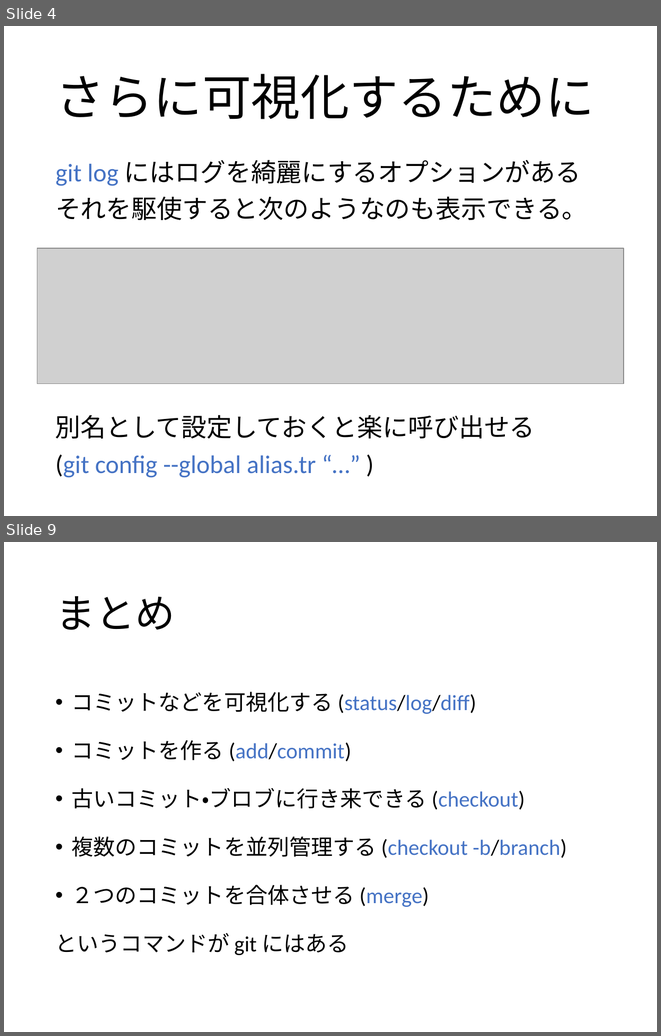
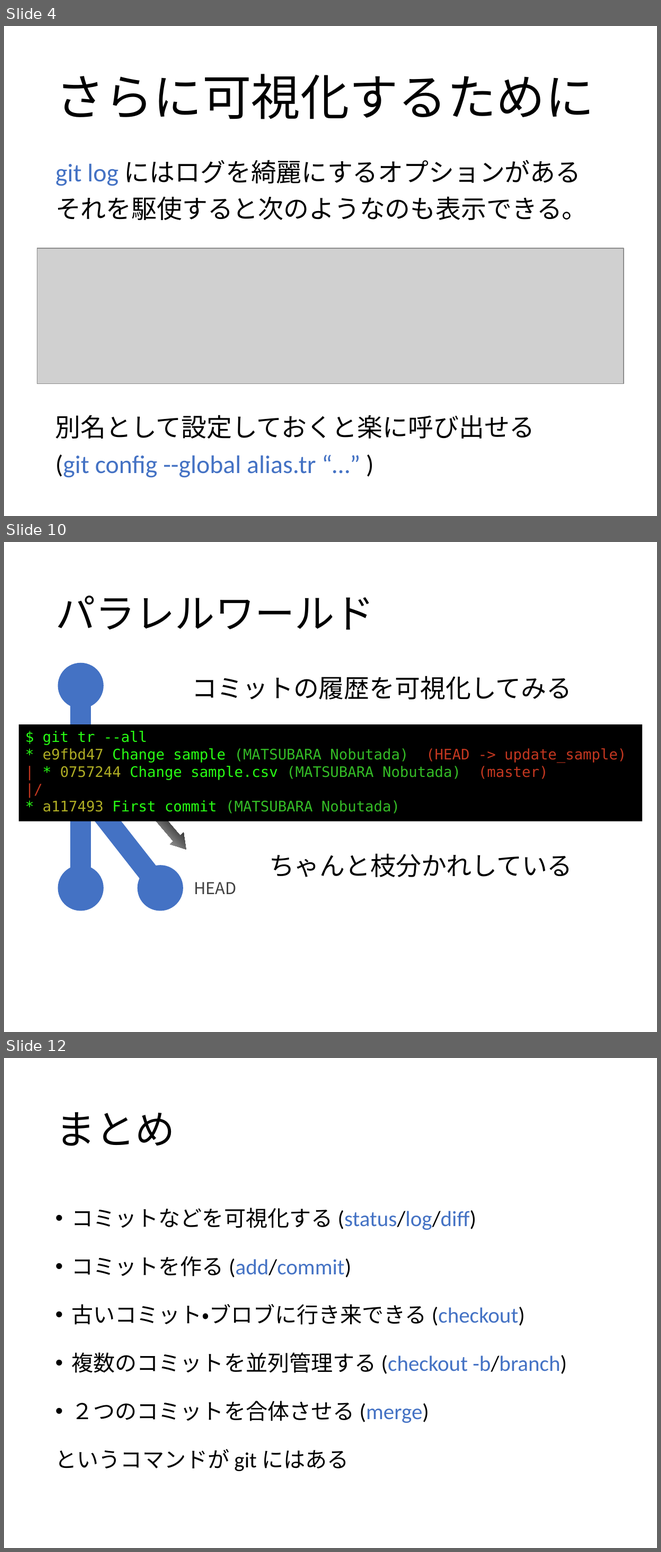
Before and after one commit to matsubara0507/learn-you-a-git-for-great-good, a slide deck: slide/part2.pptx. Shown one above the other, each under a label of ours: slides 4 and 9 before the commit, slides 4, 10 and 12 after it; the slides between them are not shown. The pictures are 661x1036 and 661x1552 pixels, drawn with LibreOffice and Linux fonts; fonts in the diff are those of the drawing; grey boxes stand for pictures; background and template pictures are left out. Boxes give left, top, right and bottom in pixels: in the first picture for what was removed or moved away, otherwise in the second. Text is boxed around its words. In the diff, an @@ line names an element or a change of style, - is before the commit and + after.

```diff
--- a/slide/part2.pptx
+++ b/slide/part2.pptx
@@ slide 10 added at (4,542,657,1032), background #FFFFFF @@
@@ title added at (55,596,374,630), 44 pt, text #000000 @@
+パラレルワールド
@@ ellipse added at (58,663,103,708), fill #4472C4 @@
@@ text added at (192,676,572,699), 28 pt, text #000000 @@
+コミットの履歴を可視化してみる
@@ line added from (80, 686) to (80, 888), #4472C4 23 pt @@
@@ rectangle added at (19,724,643,821), fill #000000, 16 pt, text #34BC26 @@
+$ git tr --all
+* e9fbd47 Change sample (MATSUBARA Nobutada) (HEAD -> update_sample)
+| * 0757244 Change sample.csv (MATSUBARA Nobutada) (master)
+|/
+* a117493 First commit (MATSUBARA Nobutada)
@@ line added from (80, 786) to (160, 888), #4472C4 23 pt @@
@@ right arrow added at (151,810,193,855), fill gradient #000000 to #404040 to #F2F2F2 @@
@@ text added at (269,853,573,877), 28 pt, text #000000 @@
+ちゃんと枝分かれしている
@@ ellipse added at (58,865,103,911), fill #4472C4 @@
@@ ellipse added at (137,865,183,911), fill #4472C4 @@
@@ text added at (194,882,236,894), 18 pt, text #404040 @@
+HEAD
@@ what was slide 9 is now slide 12 @@
```
Also in this commit, not shown: 4 slides changed, 2 other slides added, 7 other files.
